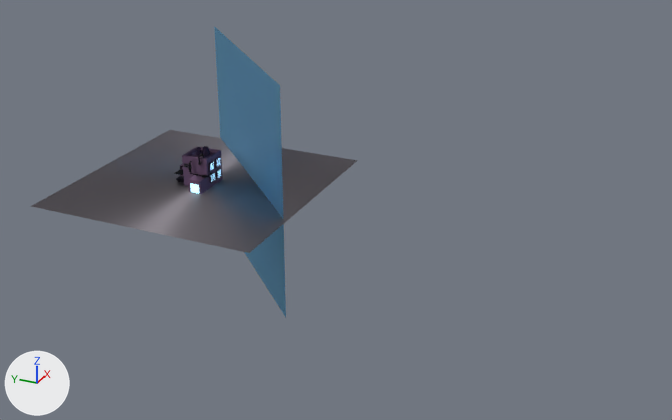
Before and after pictures for a commit that changed the Blender file MODELING/blender/factory.blend.
Rendered twice from a camera (50 mm lens) standing at (-105.4, -68.4, 52.2) and looking at (-0.8, -21.3, -0.1). The axes (+X, +Y, +Z) are drawn at lower left. The lights are the same throughout.
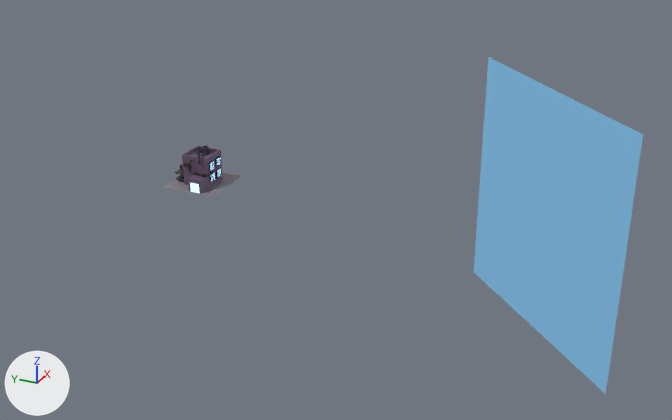
Pixel boxes [x1, y1, x2, y2] of what changed, in the pictures (672 x 420 px):
'background', added (blue)
    after: [474, 57, 643, 394]
'Cube', recoloured, reshaped, moved
    before: [31, 26, 358, 317]
    after: [164, 146, 242, 196]
part 1 of me_cube, cut back
    before: [31, 26, 358, 317]
    after: [164, 172, 242, 196]

The change, as a list of edits to the scene's bpy script:
```text
Change mat_material:
    add n3 = _N.new('ShaderNodeBsdfPrincipled'); n3.name = 'Principled BSDF'
    add n3.distribution = 'GGX'
    add n3.subsurface_method = 'RANDOM_WALK_SKIN'
    where n0 = _N.new('ShaderNodeOutputMaterial'); n0.name = 'Material Output'
    where n1 = _N.new('ShaderNodeTexImage'); n1.name = 'Image Texture'
    remove n2 = _N.new('ShaderNodeBsdfAnisotropic'); n2.name = 'Anisotropic BSDF'
    remove n2.distribution = 'GGX'
    remove n2.inputs[2].default_value = 0.5  # 'Anisotropy'
    remove _L.new(n2.outputs[0], n0.inputs[0])  # 'BSDF' to 'Surface'
    remove _L.new(n1.outputs[0], n2.inputs[0])  # 'Color' to 'Color'
    add _L.new(n3.outputs[0], n0.inputs[0])  # 'BSDF' to 'Surface'
    add _L.new(n1.outputs[0], n3.inputs[0])  # 'Color' to 'Base Color'
Change me_cube:
    used by ob_cube; location = (0.0, 0.0, 2.0); scale = (2.0, 2.0, 2.0)
    verts and faces of me_cube; kept vertices keep their numbers, new ones are numbered from 8871
    before: 6781 (8.5, 8.5, -1.0) at pixel (169, 129), 6782 (-8.5, 8.5, -1.0) at pixel (30, 206), 6783 (8.5, -8.5, -1.0) at pixel (357, 160), 6784 (-8.5, -8.5, -1.0) at pixel (249, 253), 8867 (-3.2, -8.1, 8.1) at pixel (279, 85)
    before: 8868 (-3.2, -8.1, -8.6) at pixel (285, 317), 8869 (8.6, 3.7, 8.1) at pixel (214, 26), 8870 (8.6, 3.7, -8.6)
    remove me_cube.from_pydata(...)  # 8871 vertices, 8096 faces; spans x -8.5..8.6, y -8.5..8.5, z -8.6..8.1
    add me_cube.from_pydata(...)  # 8867 vertices, 8095 faces; spans x -2.0..2.0, y -2.0..2.0, z -1.0..1.5
    me_cube part 1
    add delete_vertices([*range(6781, 6785), *range(8867, 8871)])  # with the faces that use them
    add verts[8871] = (2.0, 2.0, -1.0)
    add verts[8872] = (-2.0, 2.0, -1.0)  # pixel (163, 187)
    add verts[8873] = (2.0, -2.0, -1.0)  # pixel (242, 176)
    add verts[8874] = (-2.0, -2.0, -1.0)  # pixel (213, 196)
    add faces += [(8871, 8872, 8874, 8873)]
Add me_cube_003:
    me_cube_003.from_pydata(...)  # 4 vertices, 1 face; spans x -3.2..8.6, y -29.9..-18.1, z -8.6..8.1
    me_cube_003.materials.append(mat_material)  # picture img_palette_png
Change ob_cube:
    ob_cube.location: (0.0, 0.0, 2.0) -> (0.0, 0.0, 2.1)
Add ob_background:
    ob_background = bpy.data.objects.new('background', me_cube_003)
    ob_background.location = (0.0, 0.0, 2.0)
    ob_background.scale = (2.0, 2.0, 2.0)
```
